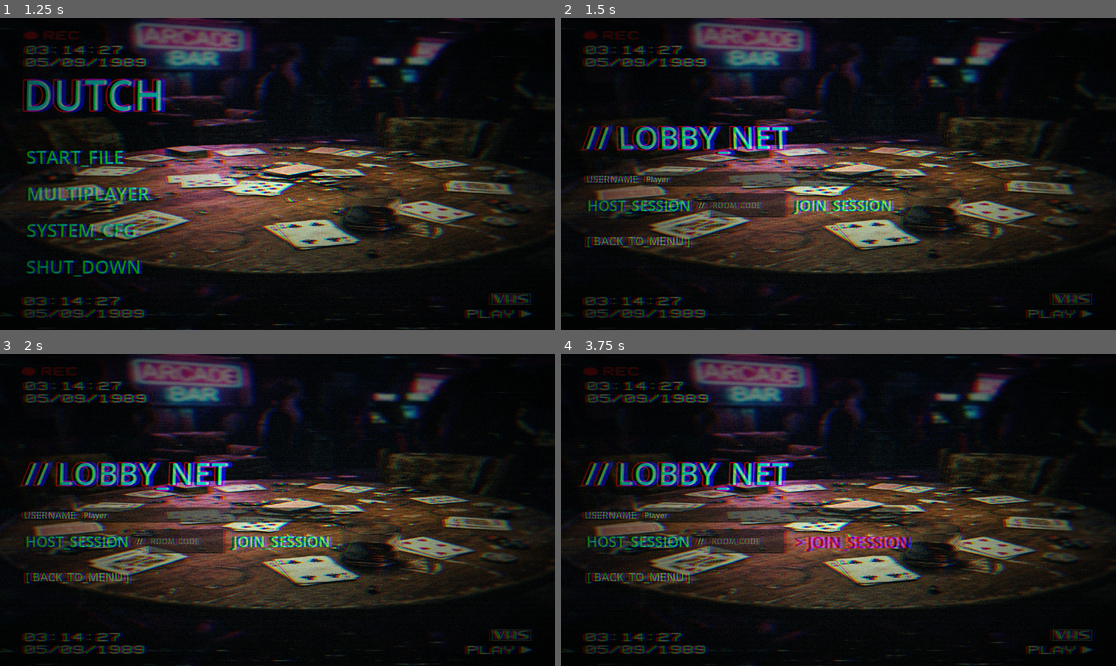
Above: before the commit, frames 1-4 (two rows, left to right).
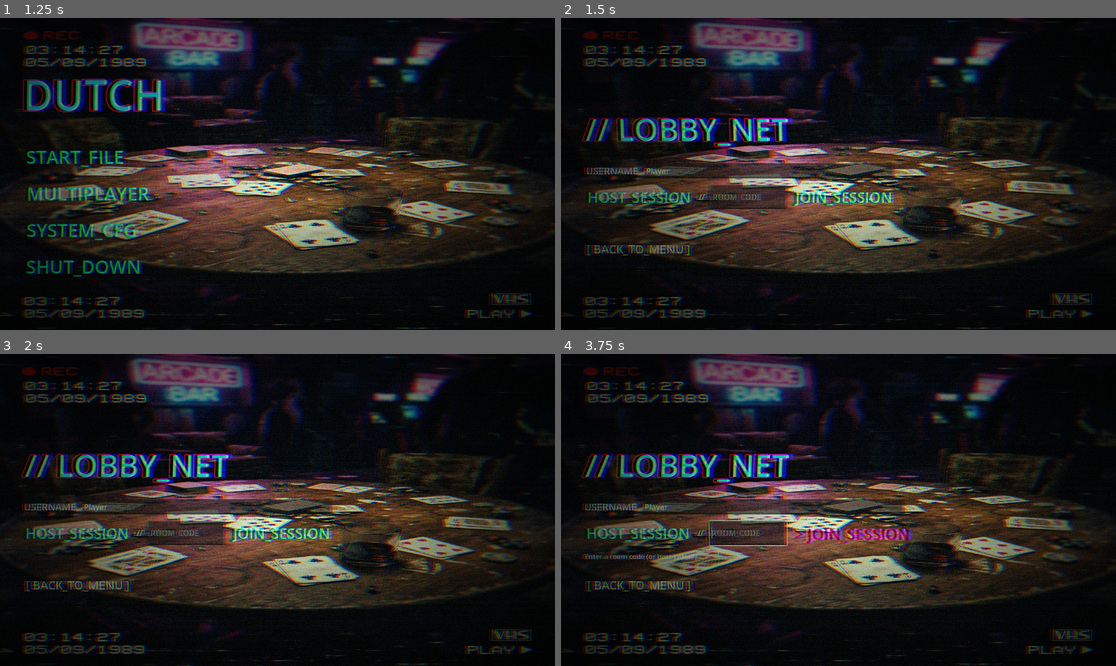
Above: after the commit, the same moments.

Repository: DinVin24/dutch
Game: Godot game, scene res://press_any_key.tscn
Two runs of this game, one before a commit and one after it. Both use one fixed random seed, a clock stepped at 60 frames per second and the inputs below. Sound files missing from this copy of the repository are replaced by a short silence.
Inputs (mouse positions are in pixels of both pictures, inside the frame that each line leads up to):
- Up to frame 1 (1.25 s): tap Enter (game_confirm_card) at 0.5 s; move the mouse to (399, 158) at 0.52 s; hold D (game_select_right) from 0.53 s (still down); tap E (game_call_dutch) at 0.6 s; click (399, 158) at 0.67 s; tap Space (game_jump_in) at 0.77 s
- Up to frame 2 (1.5 s): release D (game_select_right) at 1.25 s; click "MULTIPLAYER" at 1.25 s
- Up to frame 3 (2 s): no input
- Up to frame 4 (3.75 s): click "HOST_SESSION" at 2 s; click "> HOST_SESSION" at 2.75 s; click "JOIN_SESSION" at 3.5 s

Frame 1 is identical in both runs. In frame 2, 9.2% of the frame differs, in the area x 3-61%, y 31-77%; in frame 3, 9.2%; in frame 4, 9.8%, in the area x 3-64%, y 31-77%.

Commit message:
feat(ui): show lobby status/errors
Add setup StatusLabel and display validation + network error messages in lobby.

Diff:
--- a/lobby.gd
+++ b/lobby.gd
@@ -4,6 +4,7 @@
 @onready var active_lobby_panel = $LeftMargin/VBox/ActiveLobbyPanel
 @onready var name_edit = $LeftMargin/VBox/SetupPanel/HBoxName/NameEdit
 @onready var code_edit = $LeftMargin/VBox/SetupPanel/HBoxConnection/CodeEdit
+@onready var status_label = $LeftMargin/VBox/SetupPanel/StatusLabel
 @onready var item_list = $LeftMargin/VBox/ActiveLobbyPanel/HBoxContainer/PlayersList/ItemList
 @onready var room_code_label = $LeftMargin/VBox/ActiveLobbyPanel/HBoxRoomCode/RoomCodeLabel
 @onready var copy_code_button = $LeftMargin/VBox/ActiveLobbyPanel/HBoxRoomCode/CopyCodeButton
@@ -27,6 +28,7 @@
 	NetworkManager.game_started.connect(_on_game_started)
 	NetworkManager.server_disconnected.connect(_on_server_disconnected)
 	NetworkManager.host_lan_ip_updated.connect(_on_host_lan_ip_updated)
+	NetworkManager.lobby_error.connect(_on_lobby_error)
 
 	var host_btn = $LeftMargin/VBox/SetupPanel/HBoxConnection/HostButton
 	var join_btn = $LeftMargin/VBox/SetupPanel/HBoxConnection/JoinButton
@@ -48,6 +50,17 @@
 	_register_arcade_button(start_button, "> START_MATCH <", "> START_MATCH <")
 	_register_arcade_button(copy_code_button, "COPY_CODE", "COPY_CODE")
 
+	_clear_status()
+
+func _clear_status() -> void:
+	status_label.text = ""
+
+func _set_status(message: String) -> void:
+	status_label.text = message
+
+func _on_lobby_error(message: String) -> void:
+	_set_status(message)
+
 func _register_arcade_button(btn: Button, original: String, hover: String):
 	_btn_original[btn] = original
 	_btn_hover[btn] = hover
@@ -71,7 +84,10 @@
 func _on_host_pressed():
 	_play_click()
 	if name_edit.text.strip_edges() == "":
-		return
+		_set_status("Enter a username.")
+		name_edit.grab_focus()
+		return
+	_clear_status()
 	NetworkManager.set_local_player_name(name_edit.text)
 	if NetworkManager.host_game():
 		_transition_to_lobby(true)
@@ -79,9 +95,14 @@
 func _on_join_pressed():
 	_play_click()
 	if name_edit.text.strip_edges() == "":
+		_set_status("Enter a username.")
+		name_edit.grab_focus()
 		return
 	if code_edit.text.strip_edges() == "":
-		return
+		_set_status("Enter a room code (or host LAN IP).")
+		code_edit.grab_focus()
+		return
+	_clear_status()
 	NetworkManager.set_local_player_name(name_edit.text)
 	if NetworkManager.join_game(code_edit.text):
 		_transition_to_lobby(false)
@@ -89,6 +110,7 @@
 func _transition_to_lobby(is_host: bool):
 	setup_panel.hide()
 	active_lobby_panel.show()
+	_clear_status()
 
 	if is_host:
 		_refresh_host_room_label()
--- a/lobby.tscn
+++ b/lobby.tscn
@@ -114,6 +114,12 @@
 text = "JOIN_SESSION"
 flat = true
 alignment = 0
+
+[node name="StatusLabel" type="Label" parent="LeftMargin/VBox/SetupPanel"]
+layout_mode = 2
+theme_override_colors/font_color = Color(1, 1, 1, 1)
+theme_override_font_sizes/font_size = 14
+text = ""
 
 [node name="ActiveLobbyPanel" type="VBoxContainer" parent="LeftMargin/VBox"]
 visible = false
